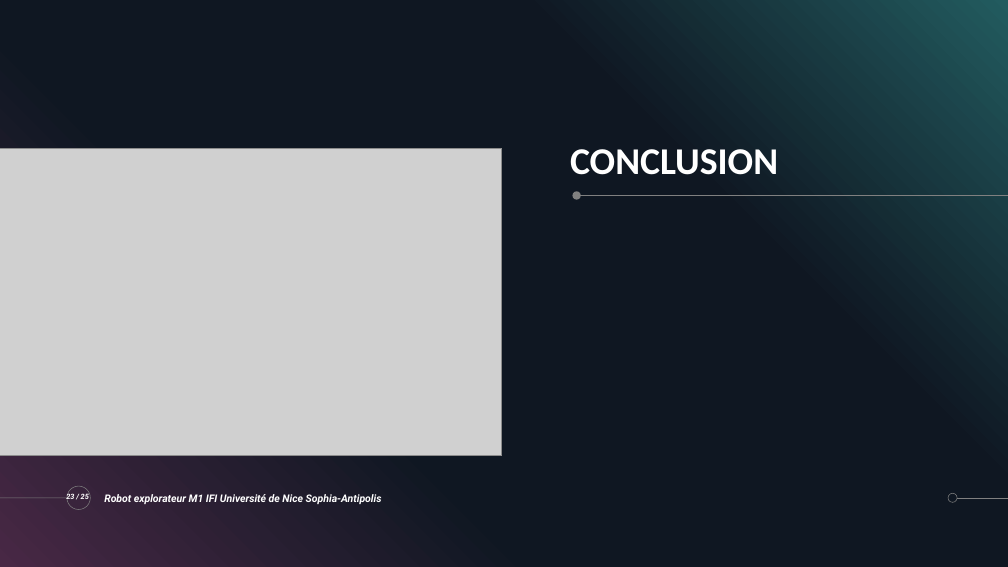
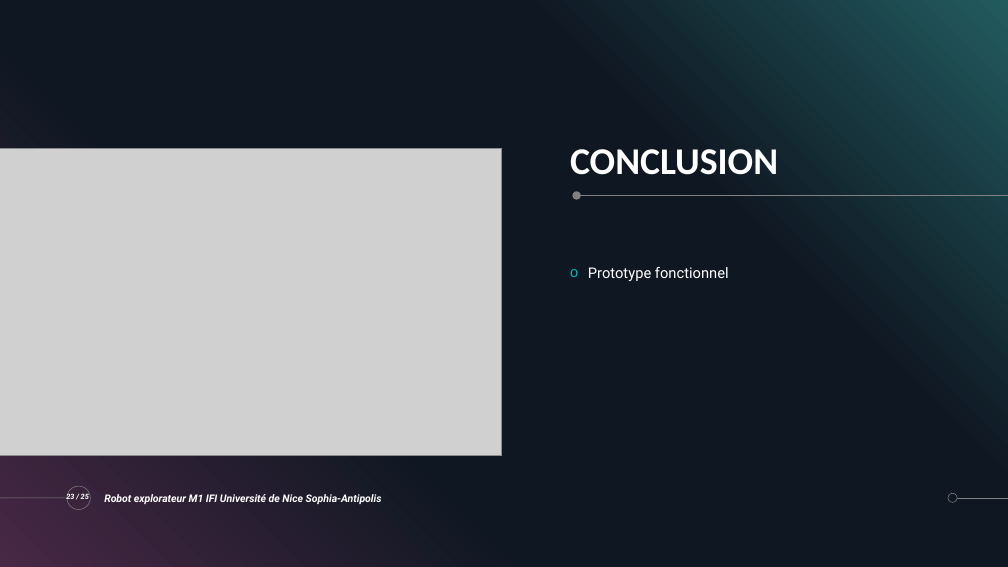
Before and after one commit to ChloeMaccarinelli/TER_M1_S2, a slide deck: slide 23 of doc/Diapo_LOTFI_MACCARINELLI_MARION.pptx. Drawn at 1008x567 pixels with LibreOffice and Linux fonts; fonts in the diff are those of the drawing; grey boxes stand for pictures. Boxes give left, top, right and bottom in pixels: in the first picture for what was removed or moved away, otherwise in the second. Text is boxed around its words. In the diff, an @@ line names an element or a change of style, - is before the commit and + after.

```diff
--- a/doc/Diapo_LOTFI_MACCARINELLI_MARION.pptx
+++ b/doc/Diapo_LOTFI_MACCARINELLI_MARION.pptx
@@ text added at box(588, 267, 729, 281), 14 pt, text #FFFFFF @@
+o Prototype fonctionnel
```
Also in this commit, not shown: 1 other slide changed, 2 other files.
